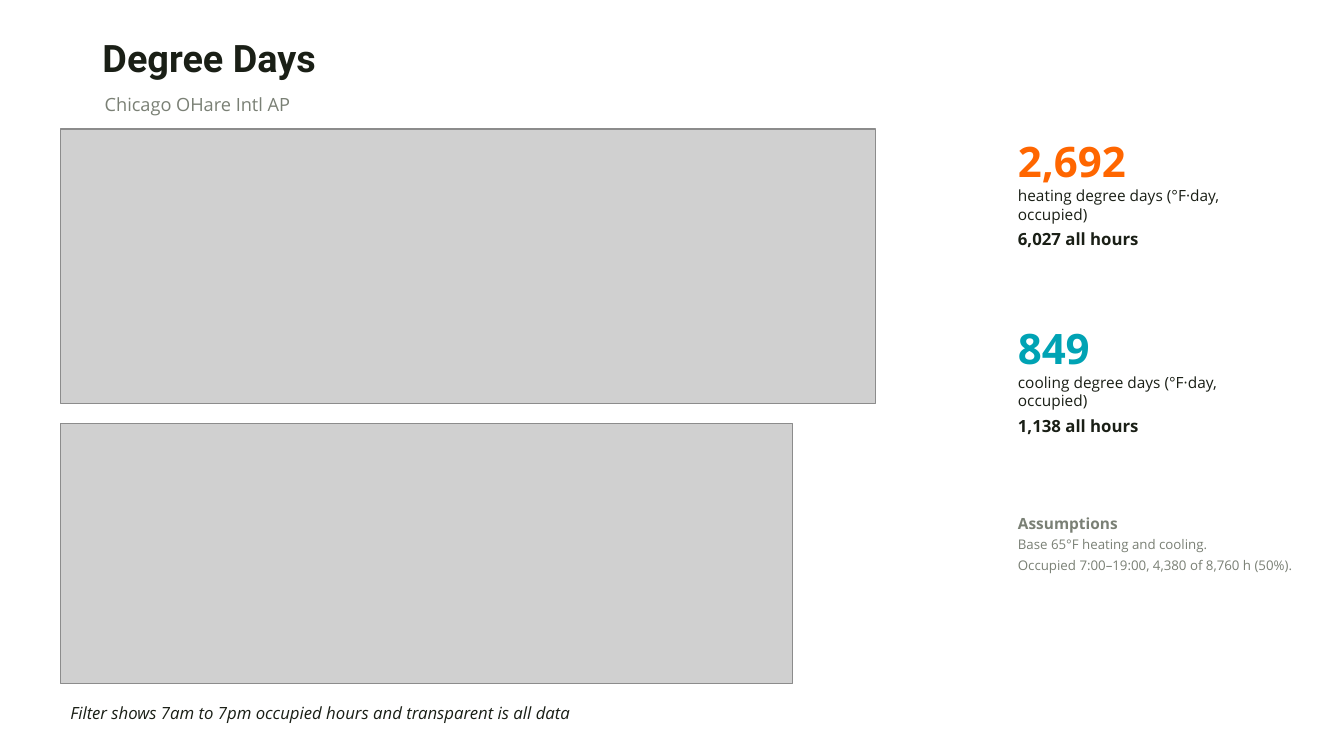
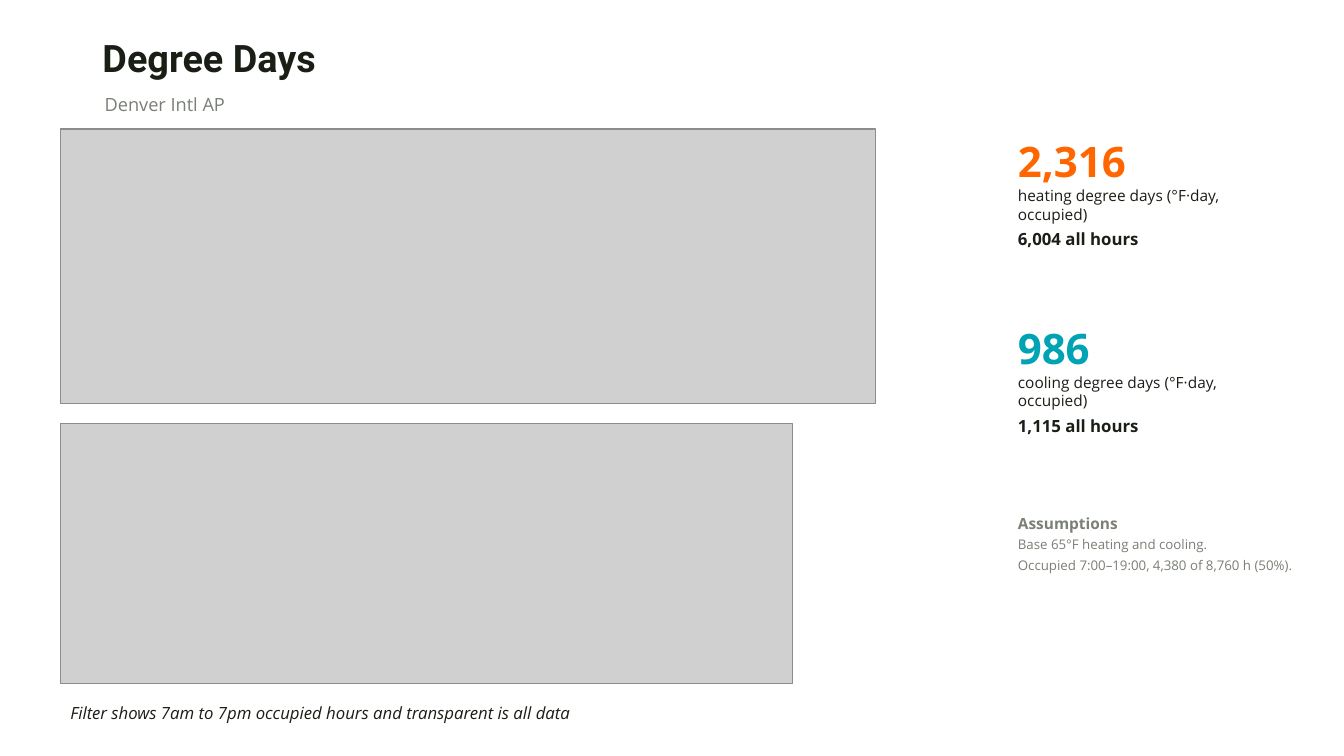
Before and after one commit to A2Efficiency/EXT-epwvis, a slide deck: slide 7 of out/climate-deck.pptx (slide 5 before the commit). Drawn at 1344x756 pixels with LibreOffice and Linux fonts; fonts in the diff are those of the drawing; grey boxes stand for pictures; background and template pictures are left out. Boxes give left, top, right and bottom in pixels: in the first picture for what was removed or moved away, otherwise in the second. Text is boxed around its words. In the diff, an @@ line names an element or a change of style, - is before the commit and + after.

```diff
--- a/out/climate-deck.pptx
+++ b/out/climate-deck.pptx
@@ text at [105, 97, 225, 111]: text changed @@
-Chicago OHare Intl AP
+Denver Intl AP
@@ text at [1018, 146, 1126, 183]: text changed @@
-2,692
+2,316
@@ text at [1018, 232, 1138, 247]: text changed @@
-6,027 all hours
+6,004 all hours
@@ text at [1018, 333, 1090, 365]: text changed @@
-849
+986
@@ text at [1018, 419, 1138, 434]: text changed @@
-1,138 all hours
+1,115 all hours
```
Also in this commit, not shown: 6 other slides changed, 6 slides added, 19 other files.
